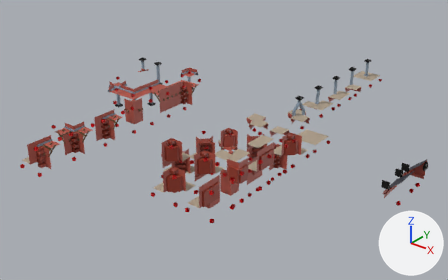
An edit to the Blender file AssetSource/modules.blend, drawn before and after from the same camera.
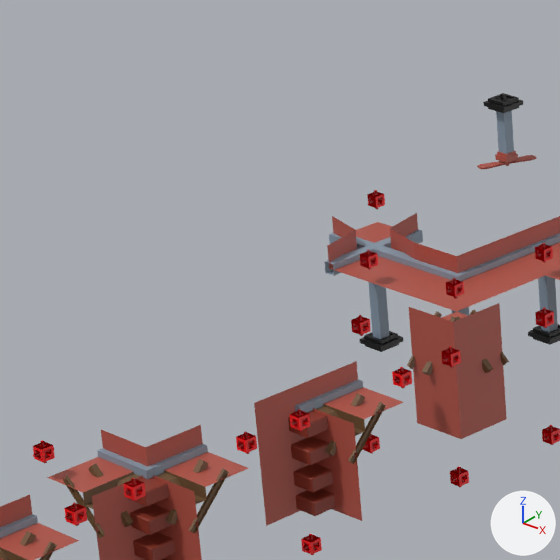
Each version appears first whole from a 50 mm camera at (24.53, -37.49, 23.94) aimed at (-4.09, -1.71, 1.76), and next in a close-up on the part from 10% to 34% of the width and 14% to 53% of the height. The axes (+X, +Y, +Z) are drawn at lower right. The lights are the same throughout.

The older version as bpy lines, for what is in view:
```python
me_ceilwall = bpy.data.meshes.new('CeilWall')
me_ceilwall.from_pydata(...)  # 52 vertices, 22 faces; spans x -1.0..0.14, y -1.0..1.0, z 0.0..2.0
me_ceilwall.materials.append(mat_blockmaterial)
me_innercornerbottom = bpy.data.meshes.new('InnerCornerBottom')
me_innercornerbottom.from_pydata(...)  # 29 vertices, 19 faces; spans x -1.0..1.0, y -1.0..1.0, z 0.0..2.0
me_innercornerbottom.materials.append(mat_blockmaterial)
me_pillarwall = bpy.data.meshes.new('PillarWall')
me_pillarwall.from_pydata(...)  # 158 vertices, 134 faces, 1 loose edge; spans x -0.1..1.0, y -1.0..1.0, z 0.0..2.0
me_pillarwall.materials.append(mat_blockmaterial)
ob_ceilwall = bpy.data.objects.new('CeilWall', me_ceilwall)
ob_ceilwall.location = (-10.0, -2.0, 3.0)
_m = ob_ceilwall.modifiers.new('Subdivision', 'SUBSURF')
_m.subdivision_type = 'SIMPLE'
ob_innercornerbottom = bpy.data.objects.new('InnerCornerBottom', me_innercornerbottom)
ob_innercornerbottom.location = (-12.0, -4.0, 3.0)
_m = ob_innercornerbottom.modifiers.new('Subdivision', 'SUBSURF')
_m.subdivision_type = 'SIMPLE'
ob_pillarwall = bpy.data.objects.new('PillarWall', me_pillarwall)
ob_pillarwall.location = (-10.0, -9.0, 3.0)
_m = ob_pillarwall.modifiers.new('Subdivision', 'SUBSURF')
_m.subdivision_type = 'SIMPLE'
# also in view: 'PillarTowerCorner' at (-10.0, -15.0, 4.0); 'DoubleCornerBottom' at (-14.0, -4.0, 4.0); 'CeilInnerCorner' at (-10.43, -5.57, 4.0); 'PillarCorner' at (-10.0, -12.0, 4.0); 'FullAir_PillarBottom' at (-17.0, 2.0, 4.39)
```
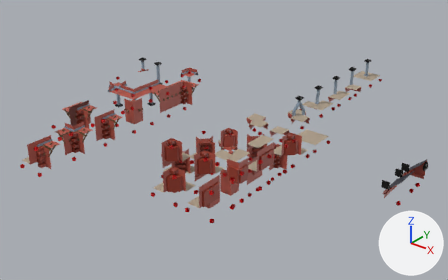
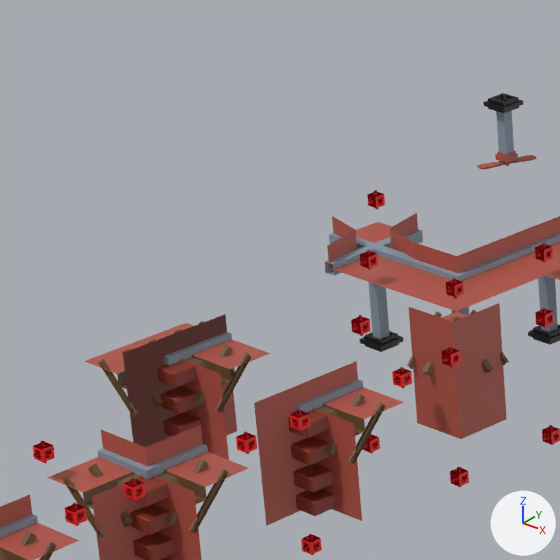
Pixel boxes (x1, y1, x2, y2) of what changed, in the close-ups (560 x 560 px):
'PillarWall.001', added: after (123, 315, 270, 460)
'CeilWall.001', added: after (84, 314, 237, 446)

What the commit changed:
Object 'PillarWall.001' (ob_pillarwall_001) is new; it shows a copy of the mesh of ob_pillarwall.
Its location is (-13.0, -9.0, 3.0).
It gains a SUBSURF modifier named 'Subdivision'.
Modifier setting: subdivision_type = 'SIMPLE'.
Object 'CeilWall.001' (ob_ceilwall_001) is new; it shows a copy of the mesh of ob_ceilwall.
Its location is (-13.0, -9.0, 3.0).
It gains a SUBSURF modifier named 'Subdivision'.
Modifier setting: subdivision_type = 'SIMPLE'.
